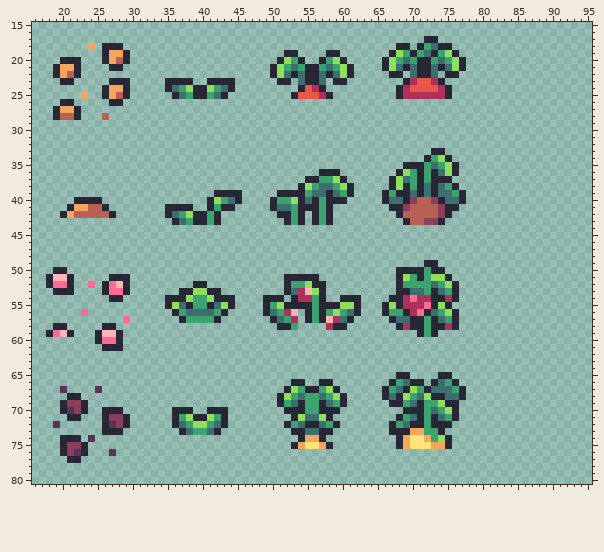
Edited in one commit: sprite sheet (assets/crops/PixelFarm_Crops.png). The first picture shows the starting point.
The file is 96x96 pixels. Shown: x 16..95, y 15..80.
The result:
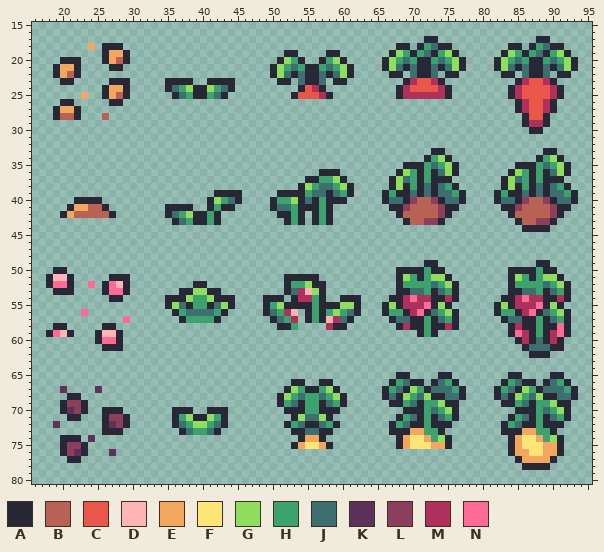
Palette (. is transparent): A #272736  B #ba6156  C #eb564b  D #ffb5b5  E #f2a65e  F #ffe478  G #8fde5d  H #3ca370  J #3d6e70  K #5e315b  L #8c3f5d  M #b0305c  N #ff6b97
Edits made:
Changed rows in their new state; - is an unchanged pixel.
first column x 82:
17 ------AA----
18 --AA-AHJAA--
19 -AGHAHJAHGA-
20 AGHJHAAHJHGA
21 AGJAJAAJAJGA
22 -AA-JAAJ-AA-
23 ---AMCCMA---
24 --AMCCCCMA--
25 --AMCCCCMA--
26 ---AMCCMA---
27 ---AMCCMA---
28 ----ACCA----
29 ----AMMA----
30 -----AA-----
33 -------AA---
34 ------AHGA--
35 ---AAAHJHGA-
36 --AGHAHAJGA-
37 -AGJHAHAAA--
38 -AGAHAJAJHA-
39 AHAAJAJAJJHA
40 AJJALBBLAJJA
41 -AALBBBBLAA-
42 --ABBBBBLA--
43 ---ABBLLA---
44 ----AAAA----
first column x 82:
49 ------AA----
50 --AAAAHAA---
51 --AGHAHGGA--
52 --AHHHHJHGA-
53 --AAJJHAJHA-
54 -AAMNMMAAMA-
55 AGAMMMNAGA--
56 AHHAMNAJHGA-
57 -AJJAAHAJHA-
58 --AMAAHAANA-
59 --ANMAHAMNA-
60 ---AMAJAMA--
61 ----AJJJAA--
62 -----AAA----
65 --AA----AA--
66 -AHJAA-AJHA-
67 AHJAGHAJJJHA
68 AJAGHJGAAJJA
69 -AAHJAHHGAA-
70 ---AAAHJHGA-
71 --AHJAHAJHA-
72 -AHJAAHAAA--
73 -AAAEEHHA---
74 --AEFFEHGA--
75 --AEFFFEEA--
76 --AEEFFEEA--
77 ---AEEEEA---
78 ----AAAA----
Boxes around the changes in both pictures, in picture pixels (x1, y1, x2, y2):
added: (494, 36, 578, 232)
added: (494, 260, 578, 470)
